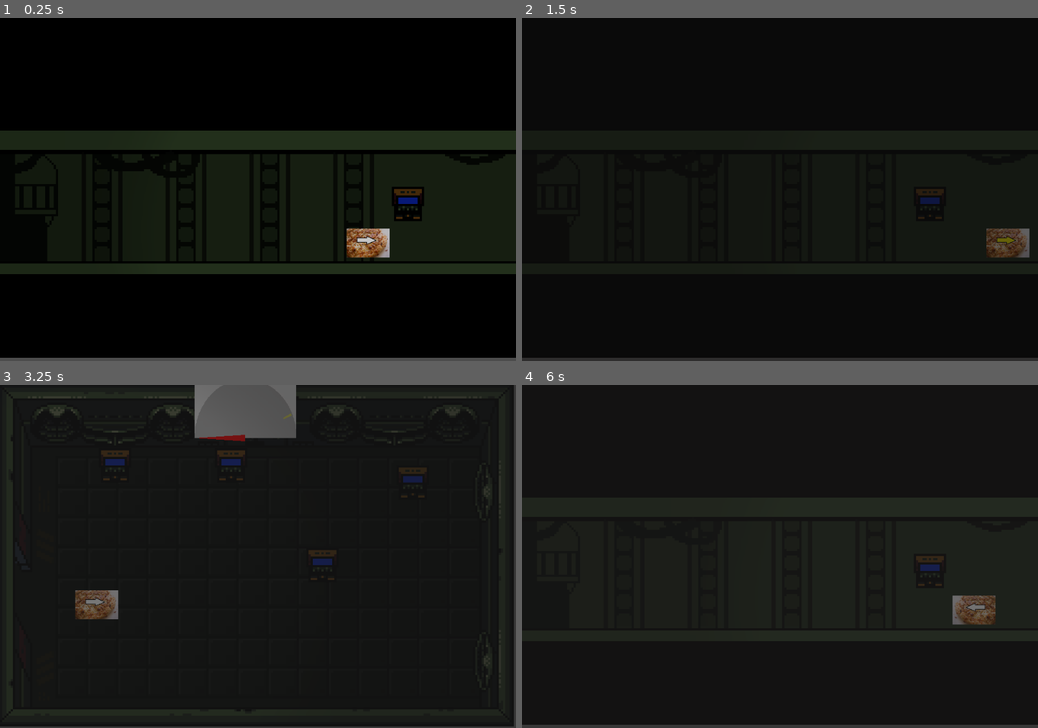
Above: before the commit, frames 1-4 (two rows, left to right).
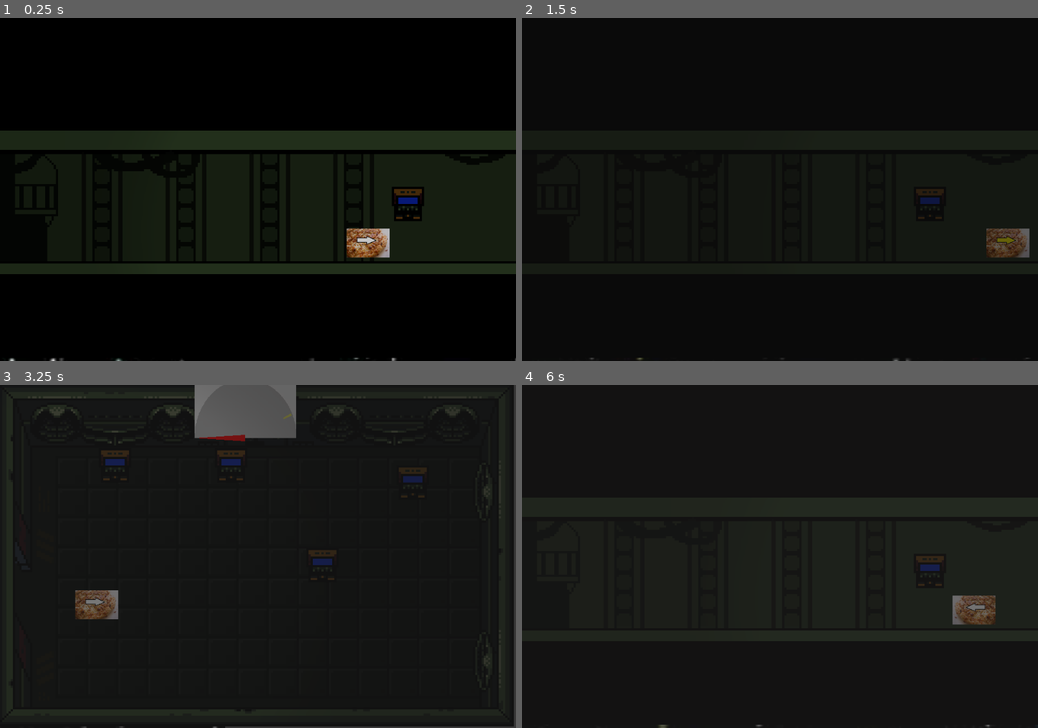
Above: after the commit, the same moments.

Repository: feyrkh/game-jam
Game: Godot game, scene res://levels/demo/MachineInteractionDemo.tscn
Same seed, same stepped clock (60 frames per second), same inputs: the game is played once before the commit and once after it. This scene is started directly instead of the project's main scene.
Inputs:
- Up to frame 1 (0.25 s): no input
- Up to frame 2 (1.5 s): tap Enter (ui_accept) at 0.5, 1.35 s; hold Right (ui_right) 0.53-1.28 s; hold Enter (ui_accept) 0.53-1.28 s; hold Down (ui_down) from 1.28 s (still down)
- Up to frame 3 (3.25 s): tap Enter (ui_accept) at 1.52, 1.82, 2, 2.85, 3.02 s; release Down (ui_down) at 2.03 s; hold Right (ui_right) 2.03-2.78 s; hold Enter (ui_accept) 2.03-2.78 s; hold Up (ui_up) from 2.78 s (still down)
- Up to frame 4 (6 s): tap Enter (ui_accept) at 3.32, 4.35, 4.52, 4.82, 5, 5.85 s; release Up (ui_up) at 3.53 s; hold Enter (ui_accept) 3.53-4.28 s; hold Left (ui_left) 3.53-5.03 s; hold Down (ui_down) 5.03-5.78 s; hold Enter (ui_accept) 5.03-5.78 s; hold Right (ui_right) from 5.78 s (still down)

The runs differ from the first frame. In frame 1, 0.9% of the frame differs, in the area x 0-100%, y 99-100%; in frame 2, 0.9%; in frame 3, 0.2%; in frame 4, 0.9%.

Commit message:
Added attack hooks - lose 1-3 energy per console, minigame closes

Diff:
--- a/01_space_horror/levels/demo/MachineInteractionDemo.tscn
+++ b/01_space_horror/levels/demo/MachineInteractionDemo.tscn
@@ -8,6 +8,7 @@
 [ext_resource path="res://levels/main/left_exit_room.tscn" type="PackedScene" id=6]
 [ext_resource path="res://props/powerMeter/PowerMeter.tscn" type="PackedScene" id=7]
 [ext_resource path="res://props/teleporter/Teleporter.tscn" type="PackedScene" id=8]
+[ext_resource path="res://levels/starbeast/StarbeastRoom.tscn" type="PackedScene" id=9]
 
 [node name="Main" type="Node2D"]
 __meta__ = {
@@ -28,6 +29,9 @@
 following = true
 
 [node name="Rooms" type="Node" parent="."]
+
+[node name="StarbeastRoom" parent="Rooms" instance=ExtResource( 9 )]
+position = Vector2( 2, 90.9492 )
 
 [node name="hallway" parent="Rooms" instance=ExtResource( 5 )]
 position = Vector2( 259.922, 82.782 )
--- a/01_space_horror/levels/starbeast/StarbeastRoom.gd
+++ b/01_space_horror/levels/starbeast/StarbeastRoom.gd
@@ -15,6 +15,7 @@
 func startAttack():
 	$AnimationPlayer.playback_speed = 1
 	$AnimationPlayer.play("attack")
+	get_tree().call_group("damagable", "damage")
 
 
 func _on_AnimationPlayer_animation_finished(anim_name):
--- a/01_space_horror/levels/starbeast/StarbeastRoom.tscn
+++ b/01_space_horror/levels/starbeast/StarbeastRoom.tscn
@@ -70,6 +70,8 @@
 }
 
 [node name="StarbeastRoom" type="Node2D"]
+light_mask = 0
+z_index = -20
 script = ExtResource( 3 )
 __meta__ = {
 "_edit_group_": true
@@ -77,21 +79,26 @@
 approachMinutes = 0.2
 
 [node name="StarField" type="Node2D" parent="."]
+scale = Vector2( 0.75, 0.75 )
 script = ExtResource( 5 )
 
 [node name="Sprite" type="Sprite" parent="StarField"]
+light_mask = 0
 texture = ExtResource( 4 )
 __meta__ = {
 "_edit_lock_": true
 }
 
 [node name="Sprite2" type="Sprite" parent="StarField"]
+light_mask = 0
 texture = ExtResource( 4 )
 __meta__ = {
 "_edit_lock_": true
 }
 
 [node name="Starbeast" type="AnimatedSprite" parent="."]
+light_mask = 0
+scale = Vector2( 0.01, 0.01 )
 frames = SubResource( 1 )
 __meta__ = {
 "_edit_lock_": true
--- a/01_space_horror/props/powerStation/PowerStation.gd
+++ b/01_space_horror/props/powerStation/PowerStation.gd
@@ -2,6 +2,13 @@
 
 export(int) var powerLevel = 0 setget setPowerLevel
 const ControlPanelScene = preload("res://props/powerStation/PowerStationControlPanel.tscn")
+var shaking = false
+onready var originalPosition = position
+
+func _process(_delta):
+	if shaking:
+		position = originalPosition + Vector2(randi()%3-1, randi()%3-1)
+
 
 func getPowerLevel():
 	return powerLevel
@@ -21,6 +28,7 @@
 			$AnimatedSprite.play("noPower")
 
 func interact():
+	if shaking: return
 	.interact()
 	disableUserInput()
 	var popup:PowerStationControlPanel = ControlPanelScene.instance()
@@ -36,3 +44,12 @@
 	setPowerLevel(newPowerLevel)
 	for player in get_tree().get_nodes_in_group("player"):
 		if player.has_method("enableInput"): player.enableInput()
+
+func damage():
+	$AnimatedSprite.play("damaged")
+	shaking = true
+	var timer = get_tree().create_timer(rand_range(3, 5))
+	yield(timer, "timeout")
+	setPowerLevel(powerLevel - randi()%3 - 1)
+	shaking = false
+	position = originalPosition
--- a/01_space_horror/props/powerStation/PowerStation.tscn
+++ b/01_space_horror/props/powerStation/PowerStation.tscn
@@ -7,6 +7,11 @@
 
 [sub_resource type="SpriteFrames" id=1]
 animations = [ {
+"frames": [ ExtResource( 4 ), ExtResource( 3 ) ],
+"loop": true,
+"name": "damaged",
+"speed": 30.0
+}, {
 "frames": [ ExtResource( 3 ), ExtResource( 4 ), ExtResource( 4 ) ],
 "loop": true,
 "name": "lowPower",
@@ -35,6 +40,7 @@
 extents = Vector2( 7.50866, 6.55534 )
 
 [node name="PowerStation" type="Node2D" groups=[
+"damagable",
 "interactable",
 "shieldConsole",
 ]]
@@ -43,7 +49,7 @@
 
 [node name="AnimatedSprite" type="AnimatedSprite" parent="."]
 frames = SubResource( 1 )
-animation = "noPower"
+animation = "damaged"
 script = ExtResource( 1 )
 __meta__ = {
 "_edit_lock_": true
--- a/01_space_horror/props/powerStation/PowerStationControlPanel.gd
+++ b/01_space_horror/props/powerStation/PowerStationControlPanel.gd
@@ -29,6 +29,11 @@
 		emit_signal("controlPanelClosed", powerLevel)
 		get_tree().set_input_as_handled()
 
+func damage():
+	self.queue_free()
+	emit_signal("controlPanelClosed", powerLevel)
+
+
 func setPowerLevel(newPowerLevel):
 	powerLevel = newPowerLevel
 	var powerLabel:Label = find_node("PowerLabel")
@@ -38,5 +43,5 @@
 	setPowerLevel(min(3, powerLevel+1))
 
 func powerDown():
-	setPowerLevel(max(0, powerLevel-1))
 	shaking = failureShakeSecondsPerPowerLevel * powerLevel + 0.05
+	setPowerLevel(0)
--- a/01_space_horror/props/powerStation/PowerStationControlPanel.tscn
+++ b/01_space_horror/props/powerStation/PowerStationControlPanel.tscn
@@ -4,7 +4,9 @@
 [ext_resource path="res://props/powerStation/PowerStationControlPanel.gd" type="Script" id=2]
 [ext_resource path="res://props/powerStation/minigame/SimpleLineGame.tscn" type="PackedScene" id=3]
 
-[node name="PowerStationControlPanel" type="Node2D"]
+[node name="PowerStationControlPanel" type="Node2D" groups=[
+"damagable",
+]]
 script = ExtResource( 2 )
 __meta__ = {
 "_edit_lock_": true
Not shown: 1 places in 01_space_horror/levels/demo/MachineInteractionDemo.tscn that only renumber resources
